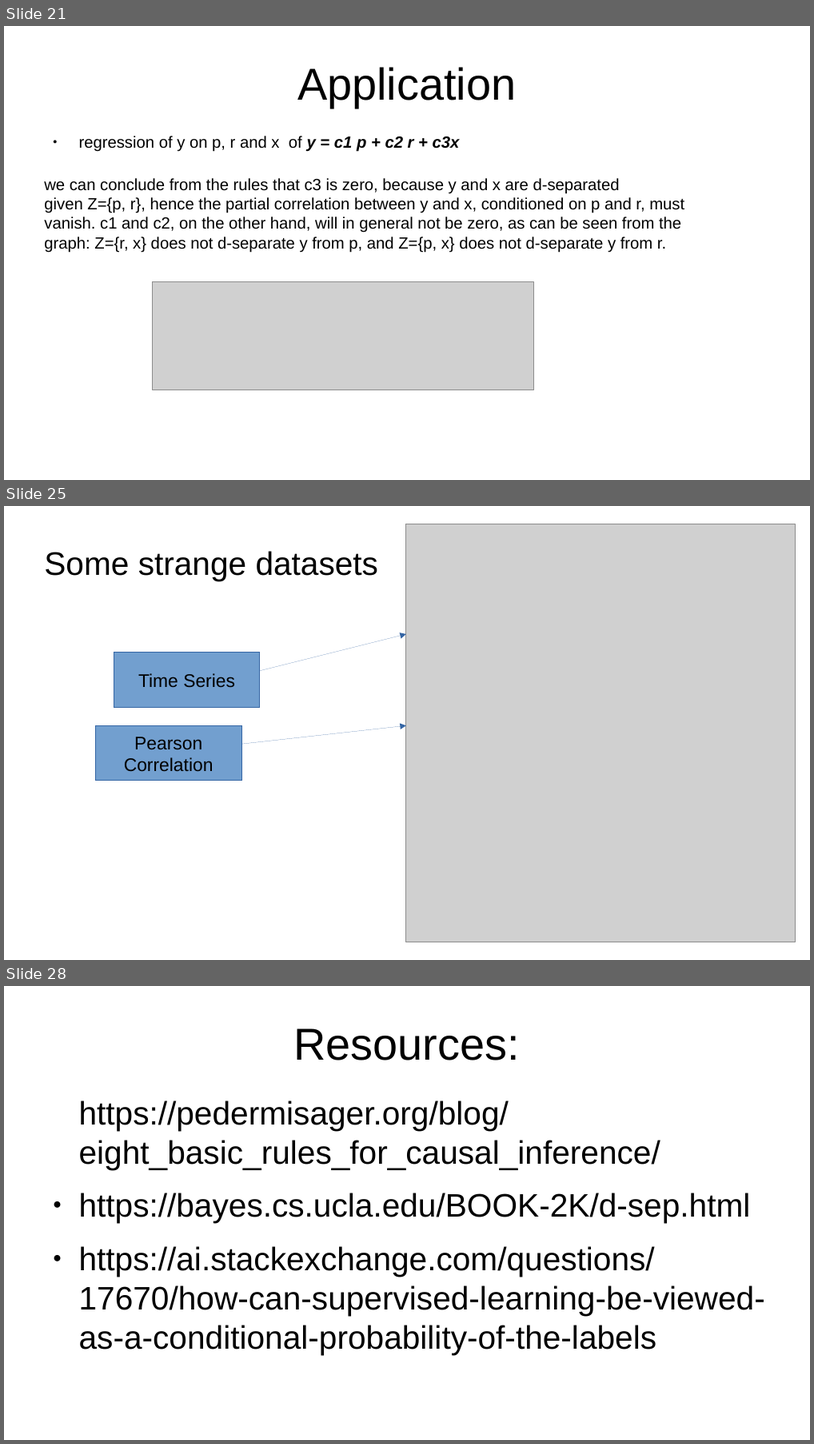
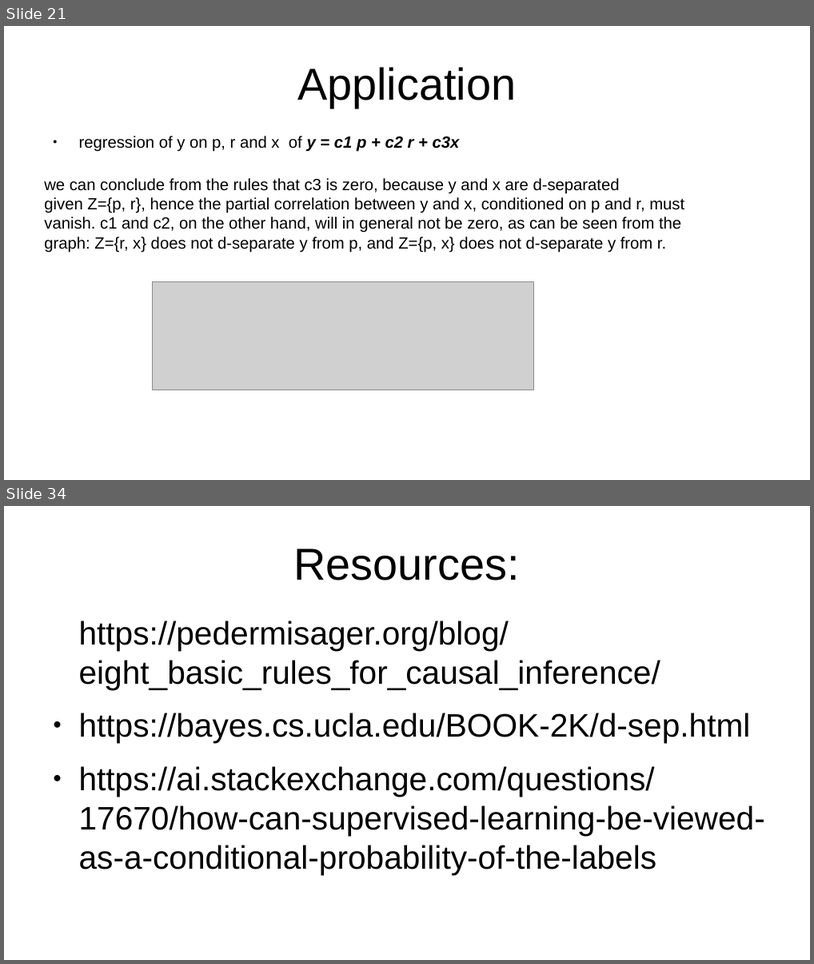
Before and after one commit to emoen/CausalityDiscoveryCrunchDAO, a slide deck: presentation/HIBRAIN_March_25.odp. Shown one above the other, each under a label of ours: slides 21, 25 and 28 before the commit, slides 21 and 34 after it; the slides between them are not shown. The pictures are 814x1444 and 814x964 pixels, drawn with LibreOffice and Linux fonts; fonts in the diff are those of the drawing; grey boxes stand for pictures. Boxes give left, top, right and bottom in pixels: in the first picture for what was removed or moved away, otherwise in the second. Text is boxed around its words. In the diff, an @@ line names an element or a change of style, - is before the commit and + after.

```diff
--- a/presentation/HIBRAIN_March_25.odp
+++ b/presentation/HIBRAIN_March_25.odp
@@ slide 25 removed at [4,506,810,960], background #FFFFFF @@
@@ picture removed at [406,524,796,942] @@
@@ title removed at [44,551,379,580] @@
-Some strange datasets
@@ arrow removed from (260, 671) to (406, 634) @@
@@ rectangle removed at [114,652,260,708] @@
-Time Series
@@ rectangle removed at [95,725,242,780] @@
-Pearson Correlation
@@ arrow removed from (242, 744) to (406, 725) @@
@@ what was slide 28 is now slide 34 @@
```
Also in this commit, not shown: 4 slides changed, 11 slides added, 4 other slides removed, 1 other file.
